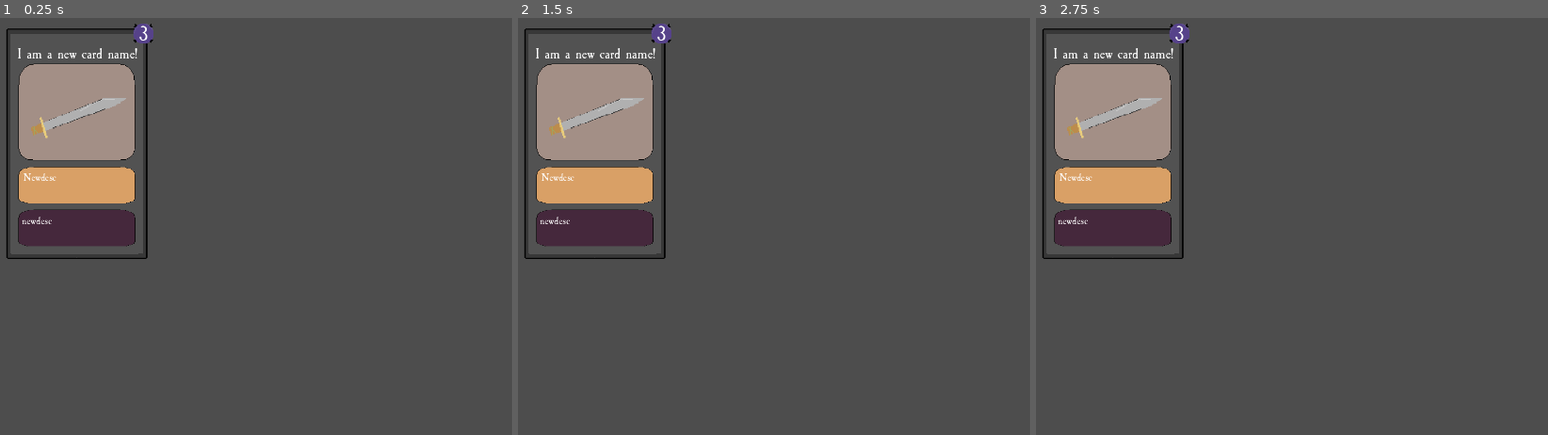
Above: before the commit, frames 1-3 (left to right).
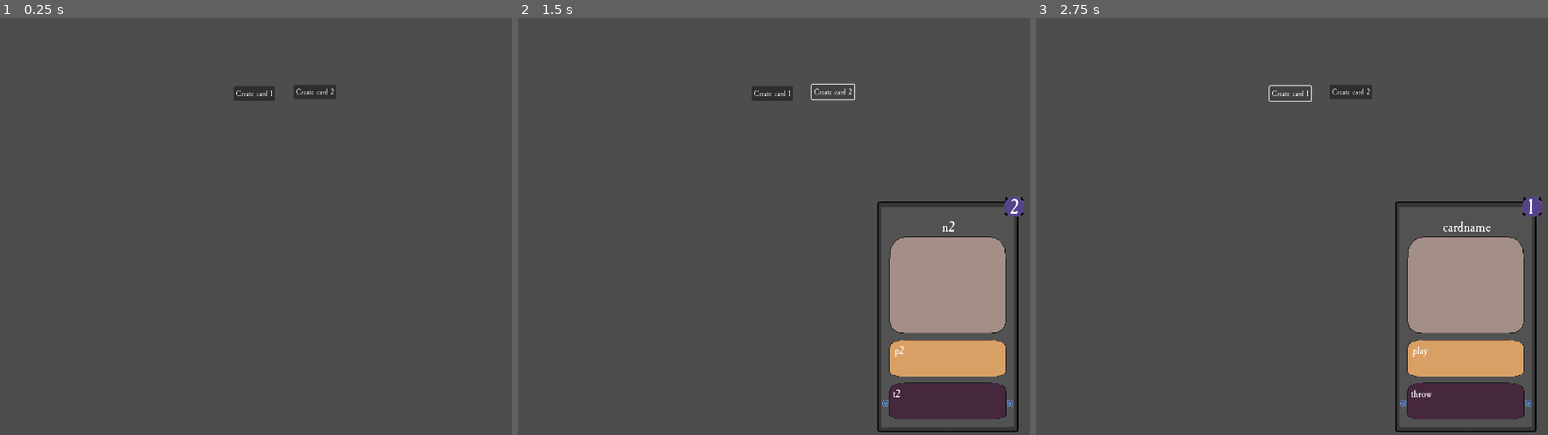
Above: after the commit, the same moments.

Repository: n0x1/Cardtrick
Game: Godot game, scene res://scenes/deck_hand.tscn
Same seed, same stepped clock (60 frames per second), same inputs: the game is played once before the commit and once after it. Before the commit the project starts from res://scenes/Card.tscn.
Inputs (mouse positions are in pixels of both pictures, inside the frame that each line leads up to):
- Up to frame 1 (0.25 s): no input
- Up to frame 2 (1.5 s): click (774, 93) at 0.5 s, where only the run after the commit has a clickable "Create card 1"; click (835, 93) at 1.25 s, where only the run after the commit has a clickable "Create card 2"
- Up to frame 3 (2.75 s): click (1292, 93) at 2 s, where only the run after the commit has a clickable "Create card 1"

The runs differ from the first frame. In frame 1, 11% of the frame differs, in the area x 1-66%, y 1-58%; in frame 2, 20%; in frame 3, 21%, in the area x 1-99%, y 1-100%.

Commit message:
sprites tests card formatting of the code

Diff:
--- a/project.godot
+++ b/project.godot
@@ -11,7 +11,7 @@
 [application]
 
 config/name="Loopholes"
-run/main_scene="res://scenes/Card.tscn"
+run/main_scene="res://scenes/deck_hand.tscn"
 config/features=PackedStringArray("4.2", "Forward Plus")
 config/icon="res://icon.svg"
 
--- a/scenes/Card.tscn
+++ b/scenes/Card.tscn
@@ -1,10 +1,9 @@
-[gd_scene load_steps=6 format=3 uid="uid://sho53lxaepy6"]
+[gd_scene load_steps=5 format=3 uid="uid://sho53lxaepy6"]
 
 [ext_resource type="Script" path="res://scripts/Card.gd" id="1_74co5"]
 [ext_resource type="Texture2D" uid="uid://cwvl0smgd7bwe" path="res://sprites/CardImages/BaseCard.png" id="1_vt7m0"]
 [ext_resource type="Texture2D" uid="uid://sd8qi8ew5vwc" path="res://sprites/CardImages/Mana.png" id="2_gvdyr"]
 [ext_resource type="FontFile" uid="uid://cdnrutcvac7fd" path="res://sprites/CaslonAntique.ttf" id="3_r0xo3"]
-[ext_resource type="Texture2D" uid="uid://cwyvnqrsqg1a" path="res://sprites/CardImages/Sword.png" id="4_0crru"]
 
 [node name="Card" type="Node2D"]
 position = Vector2(174, 253)
@@ -48,7 +47,7 @@
 text = "Claymore"
 horizontal_alignment = 1
 vertical_alignment = 2
-autowrap_mode = 3
+autowrap_mode = 1
 
 [node name="PlayDescription" type="Label" parent="."]
 offset_left = -102.0
@@ -57,9 +56,8 @@
 offset_bottom = 120.0
 theme_override_fonts/font = ExtResource("3_r0xo3")
 theme_override_font_sizes/font_size = 22
-text = "Deal 3 damage to a single
-target."
-metadata/_edit_use_anchors_ = true
+text = "Deal 3 DMG to a target. If target shieled, +12 DMG."
+autowrap_mode = 2
 
 [node name="ThrowDescription" type="Label" parent="."]
 offset_left = -105.0
@@ -67,13 +65,11 @@
 offset_right = 110.0
 offset_bottom = 191.0
 theme_override_font_sizes/font_size = 22
-text = "Weaken a single target's
-attack by 3."
-metadata/_edit_use_anchors_ = true
+text = "Weaken single target's attack by 3 DMG"
+autowrap_mode = 2
 
 [node name="CardImage" type="Node2D" parent="."]
 
 [node name="CardImageSprite" type="Sprite2D" parent="CardImage"]
 position = Vector2(6, -41)
 scale = Vector2(1.45, 1.65)
-texture = ExtResource("4_0crru")
--- /dev/null
+++ b/scenes/cards/claymore.tscn
@@ -0,0 +1,19 @@
+[gd_scene load_steps=3 format=3 uid="uid://cy3ekvhyb2xuh"]
+
+[ext_resource type="PackedScene" uid="uid://sho53lxaepy6" path="res://scenes/Card.tscn" id="1_nk760"]
+[ext_resource type="Texture2D" uid="uid://cwyvnqrsqg1a" path="res://sprites/CardImages/Sword.png" id="2_nfp3l"]
+
+[node name="Claymore" type="Node2D"]
+
+[node name="Card" parent="." node_paths=PackedStringArray("CardImage") instance=ExtResource("1_nk760")]
+position = Vector2(521, 199)
+CardName = "TESTClaymore"
+PlayDescription = "Deal 3 DMG to a target"
+ThrowDescription = "Weaken target's attack DMG by 3"
+CardCost = 1
+CardImage = NodePath("../CardImage")
+
+[node name="CardImage" type="Sprite2D" parent="."]
+position = Vector2(532, 159)
+scale = Vector2(1.5275, 1.98875)
+texture = ExtResource("2_nfp3l")
--- /dev/null
+++ b/scenes/cards/shield.tscn
@@ -0,0 +1,17 @@
+[gd_scene load_steps=3 format=3 uid="uid://dtoi8o7yixuaq"]
+
+[ext_resource type="PackedScene" uid="uid://sho53lxaepy6" path="res://scenes/Card.tscn" id="1_s8gng"]
+[ext_resource type="Texture2D" uid="uid://dy1mq80or30j" path="res://sprites/CardImages/shield.png" id="2_i111m"]
+
+[node name="Shield" type="Node2D"]
+
+[node name="Card" parent="." instance=ExtResource("1_s8gng")]
+CardName = "Shield"
+PlayDescription = "Gain 5 shield"
+ThrowDescription = "Deal 3 DMG to a target. If target shieled, +12 DMG"
+CardCost = 2
+
+[node name="CardImage" type="Sprite2D" parent="."]
+position = Vector2(173, 188)
+scale = Vector2(2.02734, 2.65625)
+texture = ExtResource("2_i111m")
--- a/scenes/deck_hand.tscn
+++ b/scenes/deck_hand.tscn
@@ -1,9 +1,28 @@
 [gd_scene load_steps=2 format=3 uid="uid://bnj8i1ngctqf2"]
 
-[ext_resource type="PackedScene" uid="uid://sho53lxaepy6" path="res://scenes/Card.tscn" id="1_vg0wj"]
+[ext_resource type="Script" path="res://scripts/deck_hand.gd" id="1_2mqh6"]
 
 [node name="DeckHand" type="Node2D"]
+script = ExtResource("1_2mqh6")
 
 [node name="CanvasLayer" type="CanvasLayer" parent="."]
 
-[node name="Card" parent="CanvasLayer" instance=ExtResource("1_vg0wj")]
+[node name="Spawn" type="Node2D" parent="CanvasLayer"]
+position = Vector2(675, 331)
+
+[node name="Button" type="Button" parent="."]
+offset_left = 474.0
+offset_top = 143.0
+offset_right = 553.0
+offset_bottom = 171.0
+text = "Create card 1"
+
+[node name="Button2" type="Button" parent="."]
+offset_left = 589.0
+offset_top = 140.0
+offset_right = 670.0
+offset_bottom = 168.0
+text = "Create card 2"
+
+[connection signal="pressed" from="Button" to="." method="_on_button_pressed"]
+[connection signal="pressed" from="Button2" to="." method="_on_button_2_pressed"]
--- a/scripts/Card.gd
+++ b/scripts/Card.gd
@@ -4,7 +4,7 @@
 @export var PlayDescription: String = "PlayDesc"
 @export var ThrowDescription: String = "ThrowDesc"
 @export var CardCost: int = 1
-@export var CardImage: Node2D
+@export var CardImage: Sprite2D
 
 @onready var CostLabel: Label = $CostDisplay/CostLabel
 @onready var NameLabel: Label = $CardName/NameLabel
@@ -12,10 +12,20 @@
 @onready var ThrowDescLabel: Label = $ThrowDescription
 
 func _ready():
-	CostLabel.set_text(str(CardCost))
-	NameLabel.set_text(CardName)
-	PlayDescLabel.set_text(PlayDescription)
-	ThrowDescLabel.set_text(ThrowDescription)
+	set_card_values(CardCost, CardName, PlayDescription, ThrowDescription)
+	visible = false
+
+func set_card_values(_cost: int, _name: String, _play_desc: String, _throw_desc: String):
+	CardCost = _cost
+	CardName = _name
+	PlayDescription = _play_desc
+	ThrowDescription = _throw_desc
+
+	CostLabel.set_text(str(_cost))
+	NameLabel.set_text(_name)
+	PlayDescLabel.set_text(_play_desc)
+	ThrowDescLabel.set_text(_throw_desc)
+
 
 # Called every frame. 'delta' is the elapsed time since the previous frame.
 func _process(delta):
--- /dev/null
+++ b/scripts/deck_hand.gd
@@ -0,0 +1,28 @@
+extends Node2D
+
+@onready var CardScene: PackedScene = preload("res://scenes/Card.tscn")
+
+@onready var SpawnPoint = $CanvasLayer/Spawn
+
+# Called when the node enters the scene tree for the first time.
+func _ready():
+	pass # Replace with function body.
+
+
+# Called every frame. 'delta' is the elapsed time since the previous frame.
+func _process(delta):
+	pass
+
+
+func _on_button_pressed():
+	var card: Card = CardScene.instantiate()
+	SpawnPoint.add_child(card)
+	card.set_card_values(1, "cardname", "play", "throw")
+	card.visible = true
+
+
+func _on_button_2_pressed():
+	var card: Card = CardScene.instantiate()
+	SpawnPoint.add_child(card)
+	card.set_card_values(2, "n2", "p2", "t2")
+	card.visible = true
Binary file changed: sprites/CardImages/BaseCard.png
Binary file changed: sprites/CardImages/shield.png
Not shown, changed: README.md
